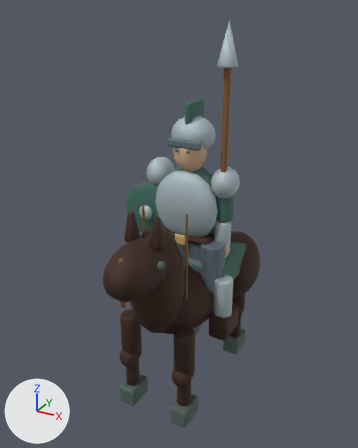
One commit to the glTF model dist/assets/knight.glb: the scene before it, then after it.
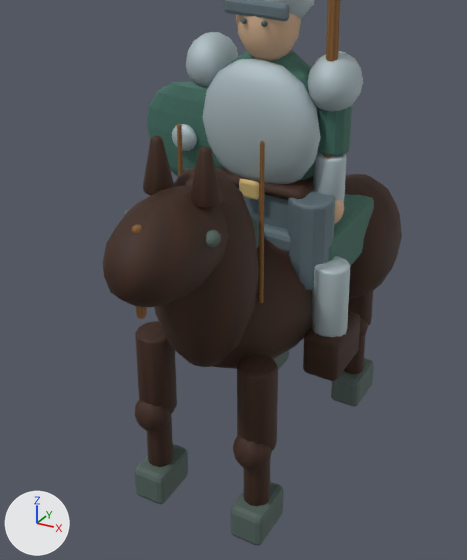
Each version is shown whole from a 50 mm lens placed at (1.67, -3.24, 3.04), pointed at (-0.06, -0.09, 1.47), then close up on the part from 14% to 82% of the width and 31% to 97% of the height. Every picture has the same lights, and +X, +Y and +Z are marked at lower left. The older version's two pictures come first. Vertices at exactly the same position are counted once.

In view in the first close-up: 'knight_skin'.
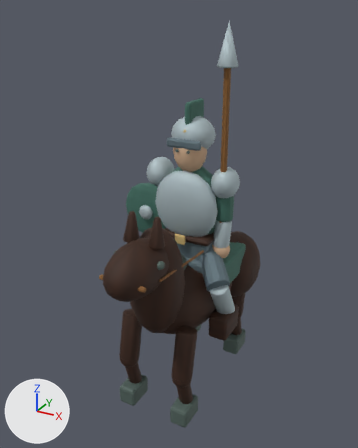
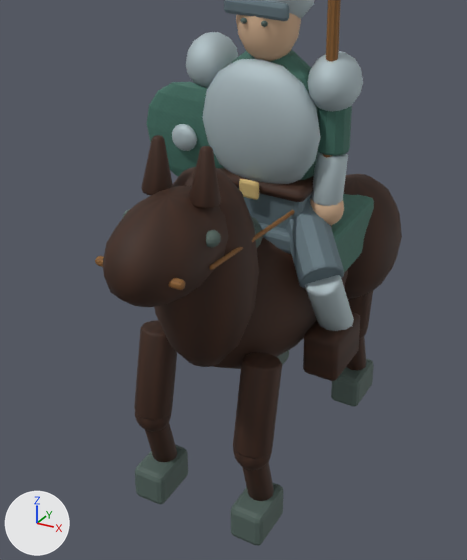
Boxes (x1, y1, x2, y2) around the edits, measured in the close-ups (467 x 560 px; the box of a moved part takes in the faces that stretch with it):
```json
{"object": "knight_skin", "change": "reshaped", "before": [103, 0, 402, 546], "after": [95, 0, 402, 546]}
{"part": 1, "of": "me_cube_072", "change": "moved or reshaped", "before": [288, 190, 335, 290], "after": [285, 195, 344, 289]}
{"part": 2, "of": "me_cube_072", "change": "moved or reshaped", "before": [313, 153, 346, 201], "after": [311, 153, 348, 206]}
{"part": 3, "of": "me_cube_072", "change": "moved or reshaped", "before": [312, 256, 350, 337], "after": [305, 275, 354, 331]}
{"part": 4, "of": "me_cube_072", "change": "moved or reshaped", "before": [135, 321, 177, 413], "after": [134, 320, 177, 420]}
{"part": 5, "of": "me_cube_072", "change": "moved or reshaped", "before": [147, 417, 173, 467], "after": [145, 422, 177, 462]}
{"part": 6, "of": "me_cube_072", "change": "moved or reshaped", "before": [237, 354, 278, 451], "after": [233, 353, 282, 459]}
{"part": 7, "of": "me_cube_072", "change": "moved or reshaped", "before": [244, 457, 271, 506], "after": [242, 462, 274, 501]}
{"part": 8, "of": "me_cube_072", "change": "moved or reshaped", "before": [348, 291, 373, 325], "after": [348, 291, 373, 330]}
{"part": 9, "of": "me_cube_072", "change": "moved or reshaped", "before": [344, 334, 366, 374], "after": [346, 337, 366, 370]}
{"part": 10, "of": "me_cube_072", "change": "moved or reshaped", "before": [177, 124, 183, 176], "on screen": "not visible afterwards"}
{"part": 11, "of": "me_cube_072", "change": "moved or reshaped", "before": [259, 141, 265, 303], "after": [209, 210, 295, 270]}
{"part": 12, "of": "me_cube_072", "change": "moved or reshaped", "before": [132, 225, 147, 319], "after": [95, 256, 186, 290]}
```

Scene script edits in JSON lines:
```json
{"block": "me_cube_072", "where": "me_cube_072.from_pydata(...)  # 5912 vertices, 11552 faces; spans x -0.56..0.44, y -1.1..0.94, z 0.02..2.96"}
{"block": "me_cube_072", "where": "# used by ob_knight_skin; location = (0.0, 0.0, 0.0)"}
{"block": "me_cube_072", "change": "me_cube_072 part 1: the loose piece of 72 vertices spanning x 0.16..0.35, y -0.22..-0.03, z 1.0..1.39 is multiplied about its middle by the matrix ((0.745, 0.329, 0.581), (0.667, -0.367, -0.648), (0.0, 0.87, -0.493))"}
{"block": "me_cube_072", "change": "me_cube_072 part 2: the loose piece of 104 vertices spanning x 0.22..0.34, y -0.08..0.04, z 1.33..1.54 is turned 169.2 degrees about the x axis through its middle"}
{"block": "me_cube_072", "change": "me_cube_072 part 3: the loose piece of 72 vertices spanning x 0.29..0.44, y -0.23..-0.08, z 0.74..1.12 is multiplied about its middle by the matrix ((-1.0, 0.0, 0.0), (0.0, 0.873, 0.488), (0.0, 0.488, -0.873))"}
{"block": "me_cube_072", "change": "me_cube_072 part 4: the loose piece of 72 vertices spanning x -0.32..-0.16, y -0.64..-0.48, z 0.46..0.84 is turned 168.1 degrees about the x axis through its middle"}
{"block": "me_cube_072", "change": "me_cube_072 part 5: the loose piece of 72 vertices spanning x -0.3..-0.19, y -0.62..-0.51, z 0.15..0.47 is multiplied about its middle by the matrix ((-1.0, 0.0, 0.0), (0.0, 0.966, 0.258), (0.0, 0.258, -0.966))"}
{"block": "me_cube_072", "change": "me_cube_072 part 6: the loose piece of 72 vertices spanning x 0.16..0.32, y -0.64..-0.48, z 0.46..0.84 is turned 168.1 degrees about the x axis through its middle"}
{"block": "me_cube_072", "change": "me_cube_072 part 7: the loose piece of 72 vertices spanning x 0.19..0.3, y -0.62..-0.51, z 0.15..0.47 is multiplied about its middle by the matrix ((-1.0, 0.0, 0.0), (0.0, 0.966, 0.258), (0.0, 0.258, -0.966))"}
{"block": "me_cube_072", "change": "me_cube_072 part 8: the loose piece of 72 vertices spanning x 0.16..0.32, y 0.38..0.54, z 0.46..0.84 is turned 168.1 degrees about the x axis through its middle"}
{"block": "me_cube_072", "change": "me_cube_072 part 9: the loose piece of 72 vertices spanning x 0.19..0.29, y 0.41..0.51, z 0.15..0.47 is multiplied about its middle by the matrix ((-1.0, 0.0, 0.0), (0.0, 0.966, 0.258), (0.0, 0.258, -0.966))"}
{"block": "me_cube_072", "change": "me_cube_072 part 10: the loose piece of 50 vertices spanning x -0.19..-0.17, y -0.43..-0.41, z 0.96..1.72 is multiplied about its middle by the matrix ((-1.0, 0.0, 0.0), (0.0, 0.105, 0.995), (0.0, 0.995, -0.105))"}
{"block": "me_cube_072", "change": "me_cube_072 part 11: the loose piece of 50 vertices spanning x 0.17..0.19, y -0.43..-0.41, z 0.96..1.72 is multiplied about its middle by the matrix ((-1.0, 0.0, 0.0), (0.0, 0.105, 0.995), (0.0, 0.995, -0.105))"}
{"block": "me_cube_072", "change": "me_cube_072 part 12: all 72 vertices in x -0.02..0.02, y -0.99..-0.95, z 1.22..1.58 are multiplied about their middle by the matrix ((0.0, 0.0, 1.0), (1.0, 0.0, 0.0), (0.0, 1.0, 0.0))"}
```
